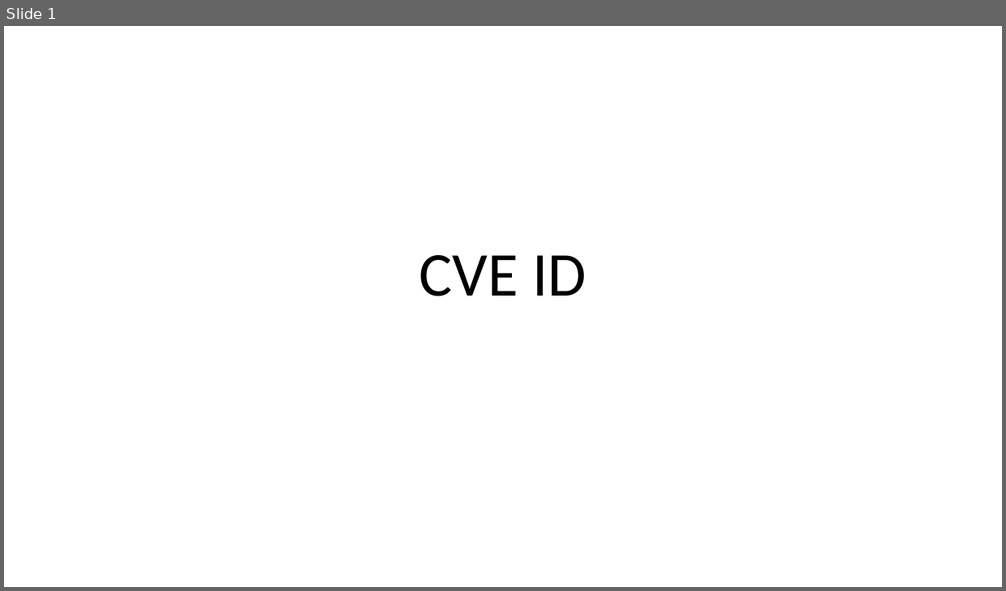
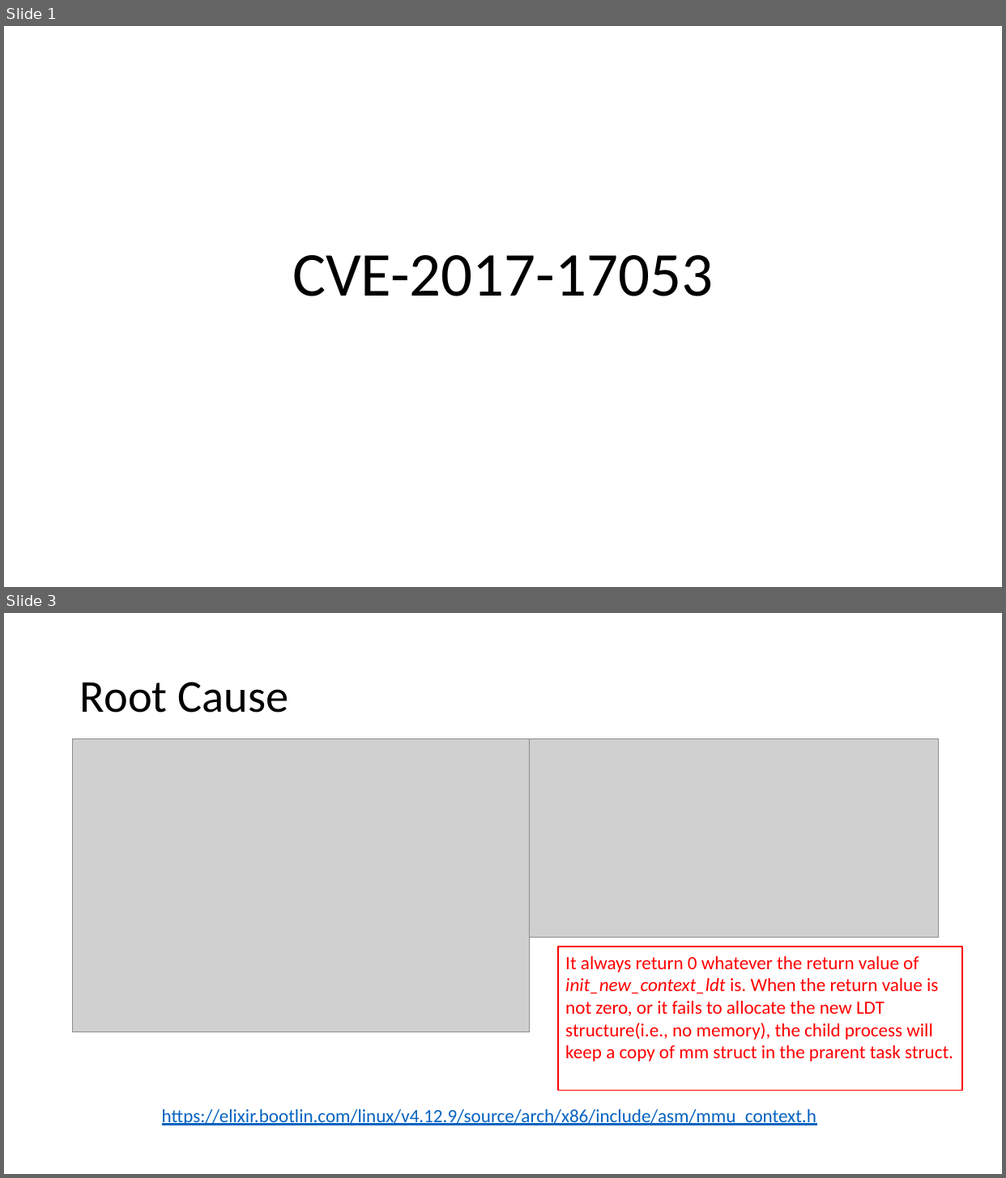
Before and after one commit to mudongliang/Kernel_Vulnerabilities, a slide deck: UAF/2017/CVE-2017-17053.pptx. Shown one above the other, each under a label of ours: slide 1 before the commit, slides 1 and 3 after it; the slides between them are not shown. The pictures are 1006x591 and 1006x1178 pixels, drawn with LibreOffice and Linux fonts; fonts in the diff are those of the drawing; grey boxes stand for pictures. Boxes give left, top, right and bottom in pixels: in the first picture for what was removed or moved away, otherwise in the second. Text is boxed around its words. In the diff, an @@ line names an element or a change of style, - is before the commit and + after.

```diff
--- a/UAF/2017/CVE-2017-17053.pptx
+++ b/UAF/2017/CVE-2017-17053.pptx
@@ slide 3 added at box(4, 613, 1002, 1174), background #FFFFFF @@
@@ title added at box(80, 682, 289, 713), 44 pt, text #000000 @@
+Root Cause
@@ picture added at box(73, 739, 530, 1033) @@
@@ picture added at box(530, 739, 939, 938) @@
@@ rectangle added at box(558, 947, 962, 1091), outline #FF0000 1.5 pt, 18 pt, text #FF0000 @@
+It always return 0 whatever the return value of init_new_context_ldt is. When the return value is not zero, or it fails to allocate the new LDT structure(i.e., no memory), the child process will keep a copy of mm struct in the prarent task struct.
@@ text added at box(162, 1110, 816, 1126), 18 pt, text #0563C1, underline @@
+https://elixir.bootlin.com/linux/v4.12.9/source/arch/x86/include/asm/mmu_context.h
@@ slide 1 changed as well @@
@@ title at box(292, 255, 713, 297): text changed @@
-CVE ID
+CVE-2017-17053
```
Also in this commit, not shown: 2 other slides changed, 5 other slides added, 2 slides removed, 1 other file.
